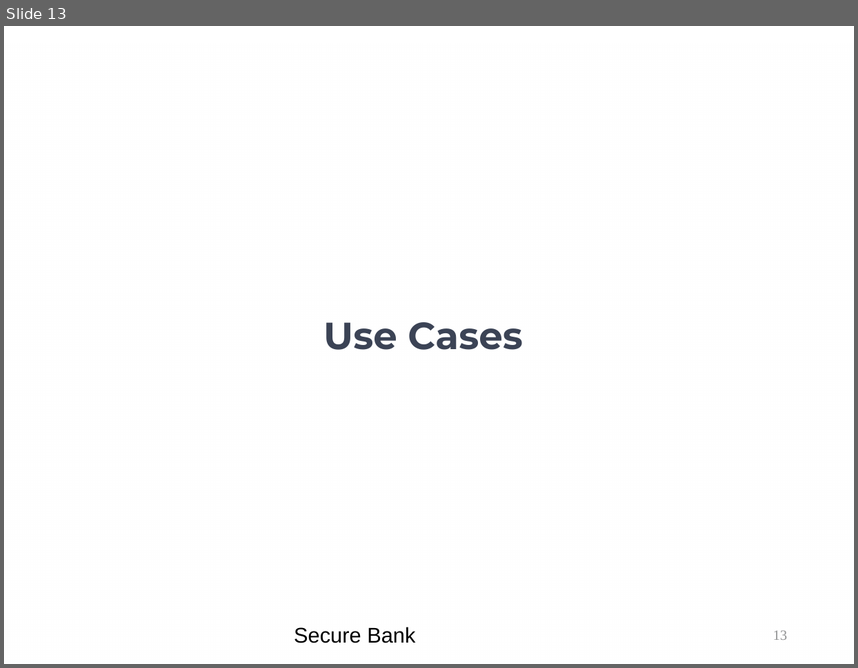
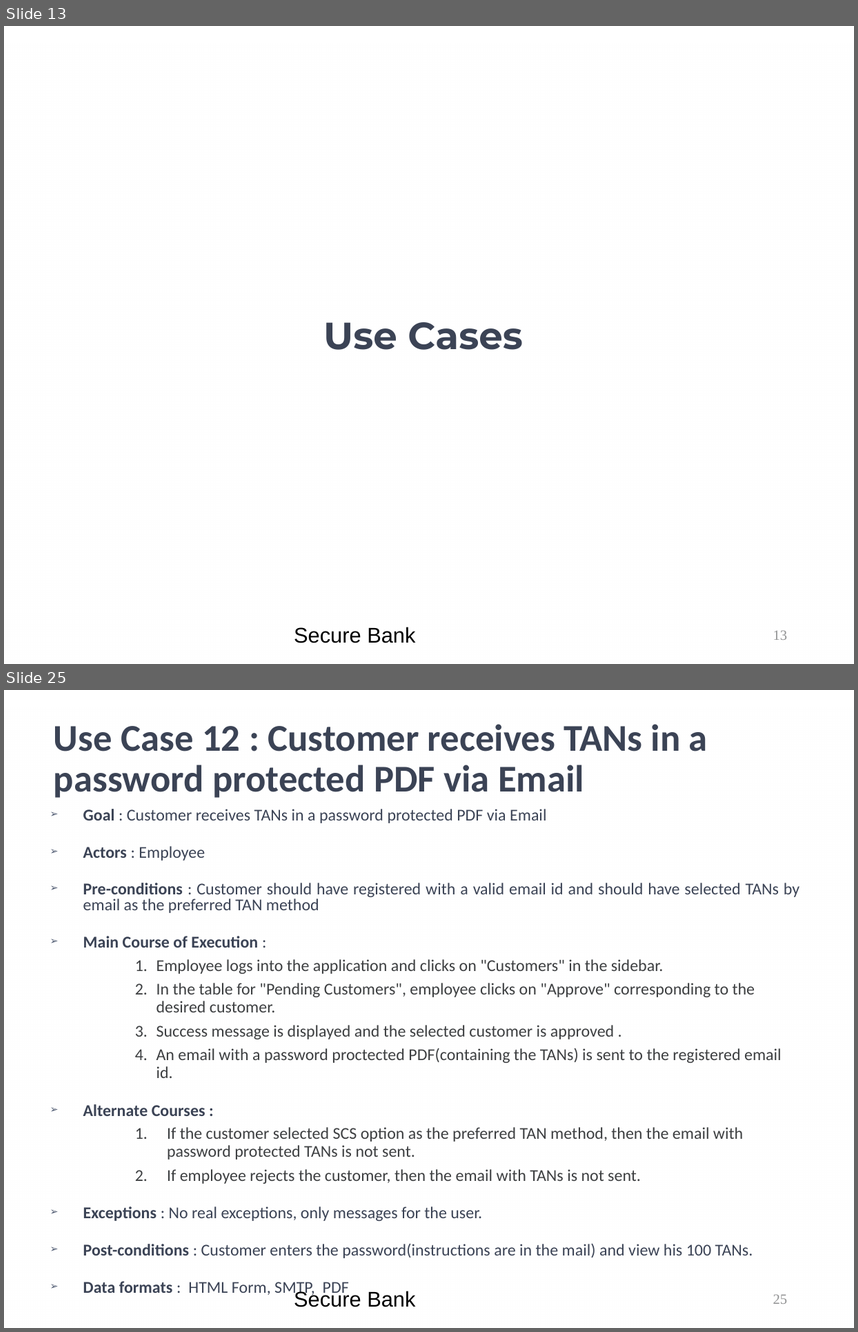
Before and after one commit to kwuerl/secure-coding-team-8, a slide deck: presentations/Phase3.ppt. Shown one above the other, each under a label of ours: slide 13 before the commit, slides 13 and 25 after it; the slides between them are not shown. The pictures are 858x668 and 858x1332 pixels, drawn with LibreOffice and Linux fonts; fonts in the diff are those of the drawing; background and template pictures are left out. Boxes give left, top, right and bottom in pixels: in the first picture for what was removed or moved away, otherwise in the second. Text is boxed around its words. In the diff, an @@ line names an element or a change of style, - is before the commit and + after.

```diff
--- a/presentations/Phase3.ppt
+++ b/presentations/Phase3.ppt
@@ slide 25 added at box(4, 690, 854, 1328), background picture (left out); not listed: 1 template element that a slide beside it also shows @@
@@ title added at box(54, 724, 708, 798), 32 pt, text #3B4355, bold @@
+Use Case 12 : Customer receives TANs in a password protected PDF via Email
@@ text added at box(83, 809, 800, 1297), 14 pt, text #3D3F41 @@
+➢ Goal : Customer receives TANs in a password protected PDF via Email
+➢ Actors : Employee
+➢ Pre-conditions : Customer should have registered with a valid email id and should have selected TANs by email as the preferred TAN method
+➢ Main Course of Execution :
+    1. Employee logs into the application and clicks on "Customers" in the sidebar.
+    2. In the table for "Pending Customers", employee clicks on "Approve" corresponding to the desired customer.
+    3. Success message is displayed and the selected customer is approved .
+    4. An email with a password proctected PDF(containing the TANs) is sent to the registered email id.
+➢ Alternate Courses :
+    1. If the customer selected SCS option as the preferred TAN method, then the email with password protected TANs is not sent.
+    2. If employee rejects the customer, then the email with TANs is not sent.
+➢ Exceptions : No real exceptions, only messages for the user.
+➢ Post-conditions : Customer enters the password(instructions are in the mail) and view his 100 TANs.
+➢ Data formats : HTML Form, SMTP, PDF
@@ text added at box(294, 1289, 415, 1307), 18 pt, text #000000 @@
+Secure Bank
@@ page number added at box(773, 1294, 787, 1303), 12 pt, text #919293 @@
+25
```
Also in this commit, not shown: 12 slides changed.
